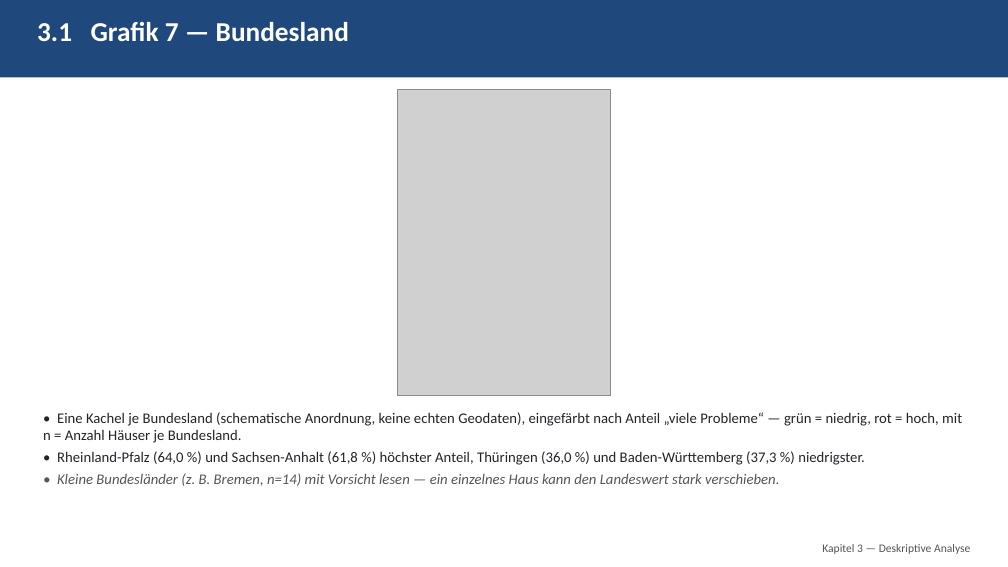
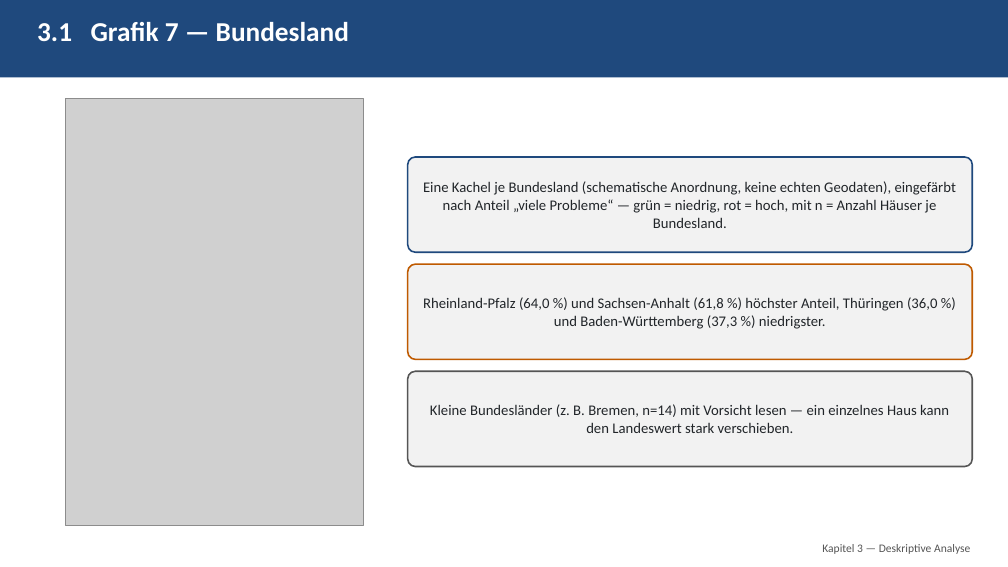
Before and after one commit to eufunk/Qualitaets_Muster_Finder, a slide deck: slide 16 of Doku/PPT/Projektbegleitende_Praesentation.pptx (slide 18 before the commit). Drawn at 1008x567 pixels with LibreOffice and Linux fonts; fonts in the diff are those of the drawing; grey boxes stand for pictures. Boxes give left, top, right and bottom in pixels: in the first picture for what was removed or moved away, otherwise in the second. Text is boxed around its words. In the diff, an @@ line names an element or a change of style, - is before the commit and + after.

```diff
--- a/Doku/PPT/Projektbegleitende_Praesentation.pptx
+++ b/Doku/PPT/Projektbegleitende_Praesentation.pptx
@@ picture: place and size @@
-picture at [397, 89, 611, 396]
+picture at [66, 98, 364, 526]
@@ rounded rectangle "Eine Kachel je Bundesland (schematische ...": place and size @@
-rounded rectangle "Eine Kachel je Bundesland (schematische ..." at [43, 412, 962, 486]
+rounded rectangle "Eine Kachel je Bundesland (schematische ..." at [408, 157, 972, 253]
@@ rounded rectangle "Eine Kachel je Bundesland (schematische ..." at [408, 157, 972, 253]: vertical alignment top to middle; fill none to #F2F2F2; outline none to #1F497D 1.5 pt @@
@@ text in rounded rectangle at [423, 181, 956, 228]: text changed @@
-• Eine Kachel je Bundesland (schematische Anordnung, keine echten Geodaten), eingefärbt nach Anteil „viele Probleme“ — grün = niedrig, rot = hoch, mit n = Anzahl Häuser je Bundesland.
-• Rheinland-Pfalz (64,0 %) und Sachsen-Anhalt (61,8 %) höchster Anteil, Thüringen (36,0 %) und Baden-Württemberg (37,3 %) niedrigster.
-• Kleine Bundesländer (z. B. Bremen, n=14) mit Vorsicht lesen — ein einzelnes Haus kann den Landeswert stark verschieben.
+Eine Kachel je Bundesland (schematische Anordnung, keine echten Geodaten), eingefärbt nach Anteil „viele Probleme“ — grün = niedrig, rot = hoch, mit n = Anzahl Häuser je Bundesland.
@@ rounded rectangle added at [408, 264, 972, 359], fill #F2F2F2, outline #BF5A00 1.5 pt, 14 pt, text #212529 @@
+Rheinland-Pfalz (64,0 %) und Sachsen-Anhalt (61,8 %) höchster Anteil, Thüringen (36,0 %) und Baden-Württemberg (37,3 %) niedrigster.
@@ rounded rectangle added at [408, 371, 972, 467], fill #F2F2F2, outline #555555 1.5 pt, 14 pt, text #212529 @@
+Kleine Bundesländer (z. B. Bremen, n=14) mit Vorsicht lesen — ein einzelnes Haus kann den Landeswert stark verschieben.
```
Also in this commit, not shown: 25 other slides changed, 8 slides removed, 28 other files.
